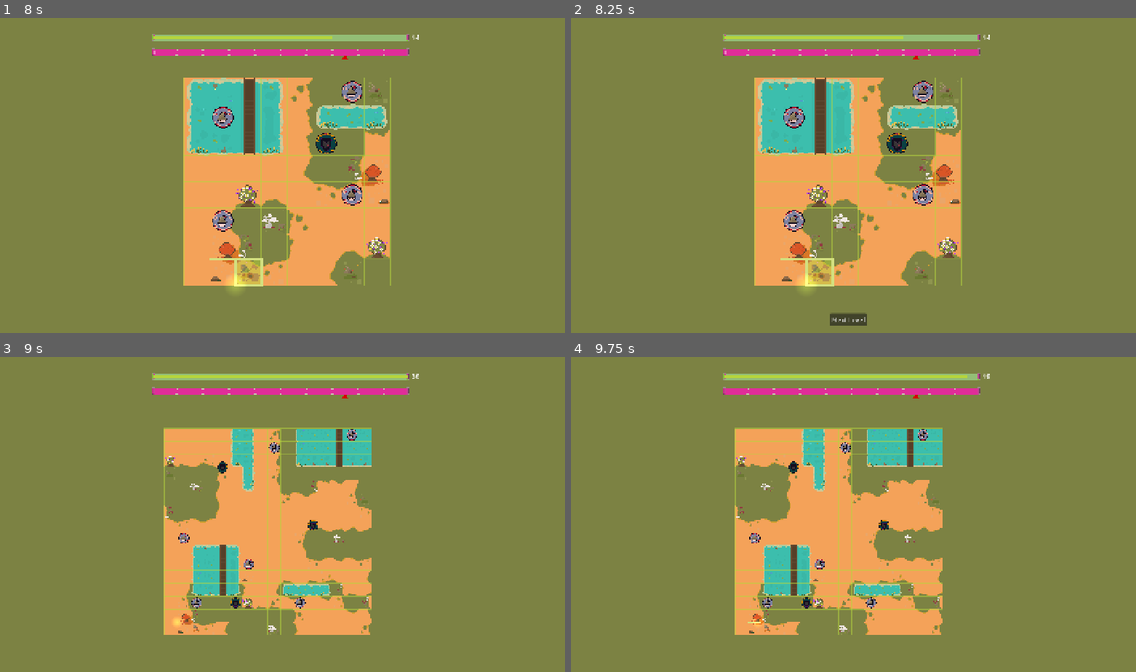
Above: before the commit, frames 1-4 (two rows, left to right).
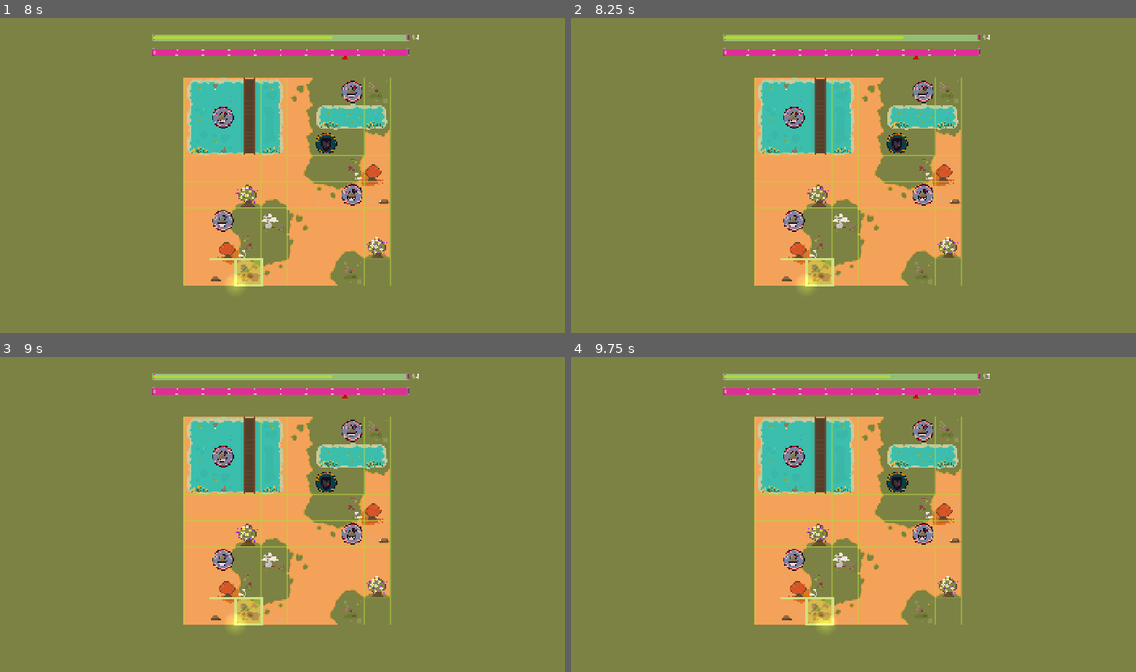
Above: after the commit, the same moments.

Repository: Sooshimi/mould
Game: Godot game, scene res://scenes/main.tscn
Same seed, same stepped clock (60 frames per second), same inputs: the game is played once before the commit and once after it. Sound files missing from this copy of the repository are replaced by a short silence.
Inputs (mouse positions are in pixels of both pictures, inside the frame that each line leads up to):
- Up to frame 1 (8 s): click "Start game" at 0.5 s; click "Skip Tutorial" at 1.25 s; tap Enter at 2, 3.5, 5 s; hold D (right) 2.03-2.78 s; tap Space at 2.75, 4.25, 5.75 s; hold S (down) 2.78-3.53 s; hold D (right) 3.53-4.28 s; hold W (up) 4.28-5.03 s; hold A (left) 5.03-6.53 s; hold S (down) 6.53-7.28 s; hold D (right) from 7.28 s (still down)
- Up to frame 2 (8.25 s): release D (right) at 8.03 s; hold W (up) from 8.03 s (still down)
- Up to frame 3 (9 s): release W (up) at 8.75 s; click (276, 659) at 8.75 s, where only the run before the commit has a clickable "Next Level"
- Up to frame 4 (9.75 s): hold D (right) from 9.53 s (still down)

Frame 1 is identical in both runs. In frame 2, 0.3% of the frame differs, in the area x 45-53%, y 93-98%; in frame 3, 20%, in the area x 27-75%, y 5-89%; in frame 4, 20%.

Commit message:
Update TurnManager.gd

Diff:
--- a/scripts/globals/TurnManager.gd
+++ b/scripts/globals/TurnManager.gd
@@ -9,7 +9,7 @@
 const tutorial_total_cells := 9
 const tutorial_infected_cells_target := 2
 const level_1_total_cells := 64
-const level_1_infected_cells_target := 1 # 48
+const level_1_infected_cells_target := 48 # 48
 const level_2_total_cells := 256
 const level_2_infected_cells_target := 192 # 192
 
